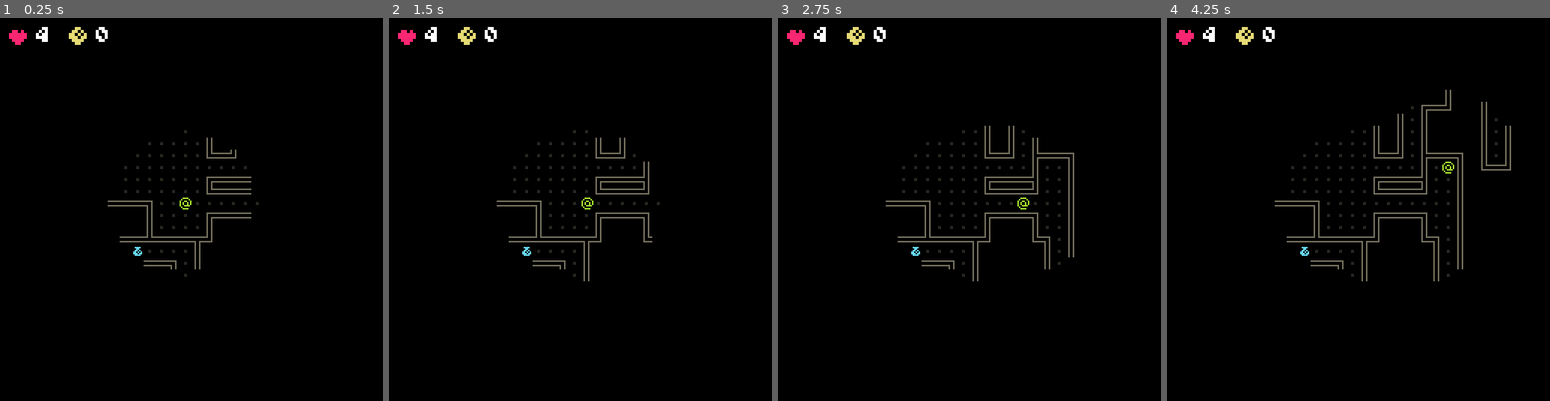
Above: before the commit, frames 1-4 (left to right).
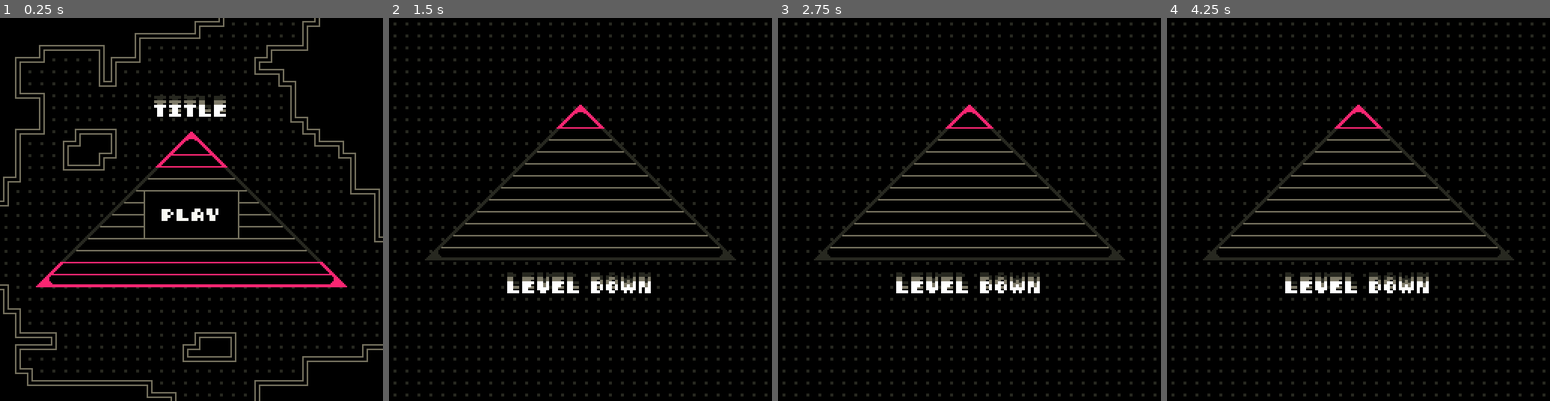
Above: after the commit, the same moments.

Repository: youssefevan/uncc-jam-spring-2024
Game: Godot game, scene res://scenes/menu.tscn
Two runs of this game, one before a commit and one after it. Both use one fixed random seed, a clock stepped at 60 frames per second and the inputs below. Before the commit the project starts from res://scenes/world.tscn.
Inputs (mouse positions are in pixels of both pictures, inside the frame that each line leads up to):
- Up to frame 1 (0.25 s): no input
- Up to frame 2 (1.5 s): click (580, 213) at 0.5 s, where only the run after the commit has a clickable "Play"; hold D (right) from 1.28 s (still down); hold E (attack) from 1.28 s (still down)
- Up to frame 3 (2.75 s): release D (right) at 2.03 s; release E (attack) at 2.03 s; hold S (down) from 2.03 s (still down); tap E (attack) at 2.1 s
- Up to frame 4 (4.25 s): tap Enter at 2.75 s; release S (down) at 2.78 s; hold D (right) 2.78-3.53 s; hold E (attack) 2.78-3.53 s; hold W (up) from 3.53 s (still down); tap E (attack) at 3.6 s

The runs differ from the first frame. In frame 1, 12% of the frame differs, in the area x 0-100%, y 0-100%; in frame 2, 12%; in frame 3, 12%; in frame 4, 12%, in the area x 1-99%, y 1-99%.

Commit message:
change default scene

Diff:
--- a/UNCC Spring Jam 2024/project.godot
+++ b/UNCC Spring Jam 2024/project.godot
@@ -11,7 +11,7 @@
 [application]
 
 config/name="UNCC Spring Jam 2024"
-run/main_scene="res://scenes/world.tscn"
+run/main_scene="res://scenes/menu.tscn"
 config/features=PackedStringArray("4.2", "GL Compatibility")
 config/icon="res://icon.svg"
 
--- a/UNCC Spring Jam 2024/scripts/world.gd
+++ b/UNCC Spring Jam 2024/scripts/world.gd
@@ -19,7 +19,7 @@
 	generate_level()
 
 func generate_level():
-	var walker_starting_position = Vector2(15, 15)
+	var walker_starting_position = Vector2(16, 16)
 	var walker_steps = 400
 	# create new walker, get map, delete walker
 	var walker = Walker.new(walker_starting_position, borders)
